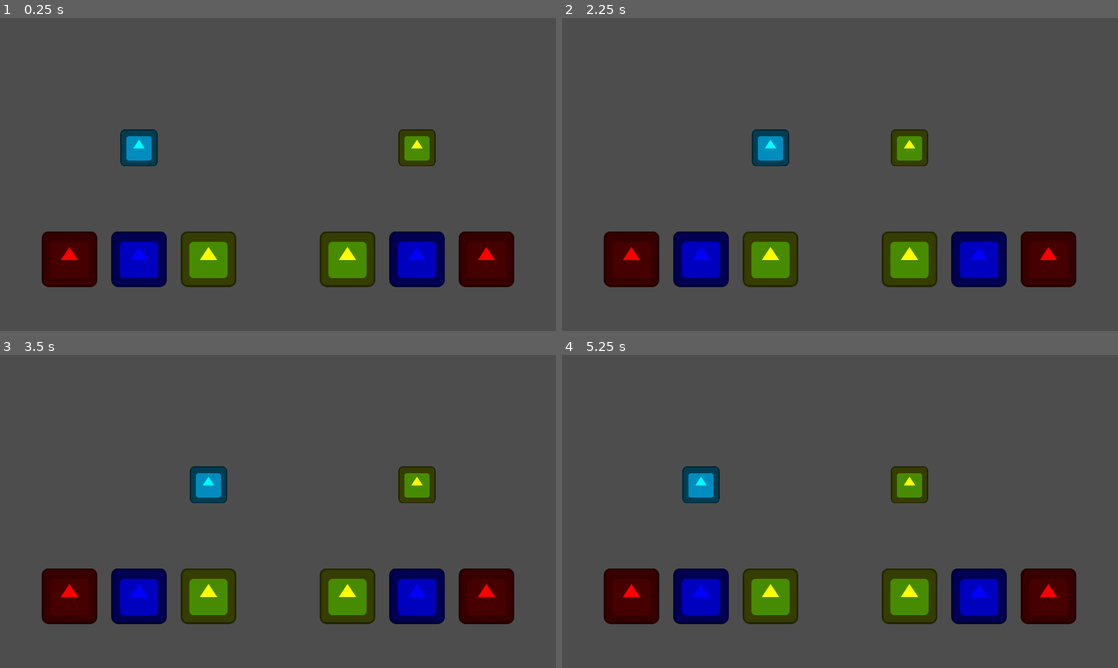
Above: before the commit, frames 1-4 (two rows, left to right).
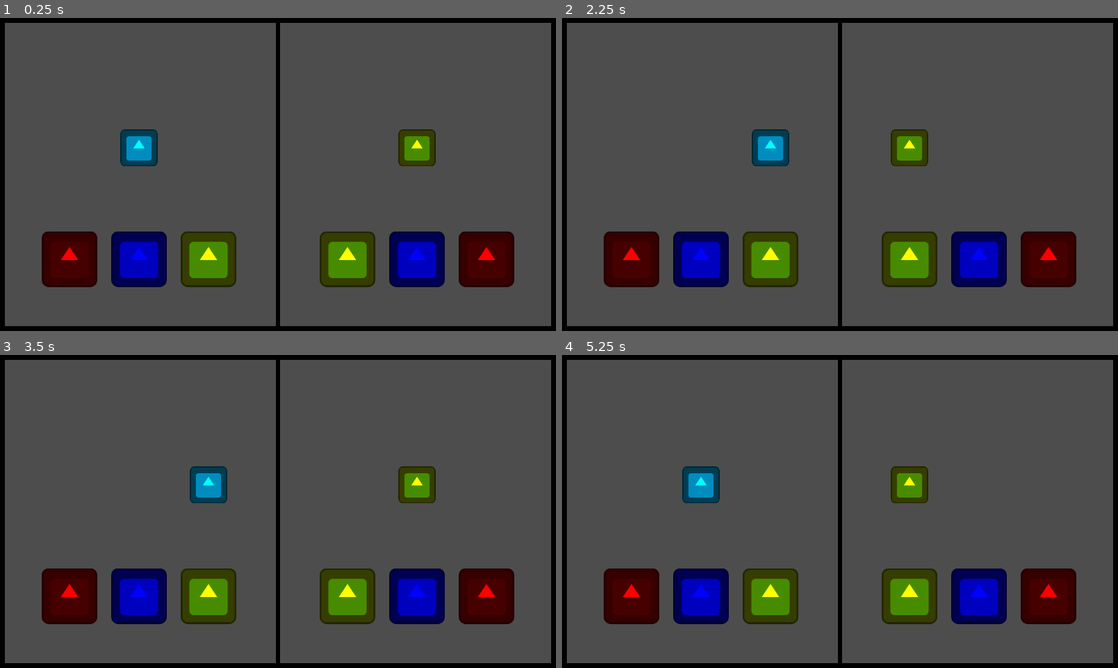
Above: after the commit, the same moments.

Repository: NymmkTheMink/Duo-Ling
Game: Godot game, scene res://game_modes/sort/sort.tscn
Two runs of this game, one before a commit and one after it. Both use one fixed random seed, a clock stepped at 60 frames per second and the inputs below. The project has no main scene, so this scene is started directly. The engine's default icon, where the game draws it, is replaced by a stand-in: a white triangle on a blue panel in a dark square.
Inputs:
- Up to frame 1 (0.25 s): no input
- Up to frame 2 (2.25 s): tap Enter at 0.5, 2 s; hold D (right_P1) 0.53-1.28 s; tap Left (left_P2) at 0.6, 2.1 s; tap Space at 1.25 s; hold A (left_P1) 1.28-2.03 s; tap Right (right_P2) at 1.35 s; hold D (right_P1) from 2.03 s (still down)
- Up to frame 3 (3.5 s): keep holding D (right_P1); tap Space at 2.75 s; tap Right (right_P2) at 2.85 s
- Up to frame 4 (5.25 s): tap Enter at 3.5 s; release D (right_P1) at 3.53 s; hold A (left_P1) from 3.53 s (still down); tap Left (left_P2) at 3.6, 5.1 s; tap Space at 4.25 s; tap Right (right_P2) at 4.35 s

The runs differ from the first frame. In frame 1, 5.5% of the frame differs, in the area x 0-100%, y 0-100%; in frame 2, 5.5%; in frame 3, 5.5%; in frame 4, 5.5%.

Commit message:
Makeshift background

Diff:
--- a/game_modes/sort/sort.tscn
+++ b/game_modes/sort/sort.tscn
@@ -104,3 +104,33 @@
 
 [node name="CollisionShape2D" type="CollisionShape2D" parent="SpanishBoxP2"]
 shape = SubResource("RectangleShape2D_fn5i2")
+
+[node name="ColorRect" type="ColorRect" parent="."]
+offset_left = 952.0
+offset_right = 968.0
+offset_bottom = 1080.0
+color = Color(0, 0, 0, 1)
+
+[node name="ColorRect2" type="ColorRect" parent="."]
+offset_right = 16.0
+offset_bottom = 1080.0
+color = Color(0, 0, 0, 1)
+
+[node name="ColorRect3" type="ColorRect" parent="."]
+offset_left = 1904.0
+offset_right = 1920.0
+offset_bottom = 1080.0
+color = Color(0, 0, 0, 1)
+
+[node name="ColorRect4" type="ColorRect" parent="."]
+offset_left = 16.0
+offset_top = 1064.0
+offset_right = 1904.0
+offset_bottom = 1080.0
+color = Color(0, 0, 0, 1)
+
+[node name="ColorRect5" type="ColorRect" parent="."]
+offset_left = 16.0
+offset_right = 1904.0
+offset_bottom = 16.0
+color = Color(0, 0, 0, 1)
